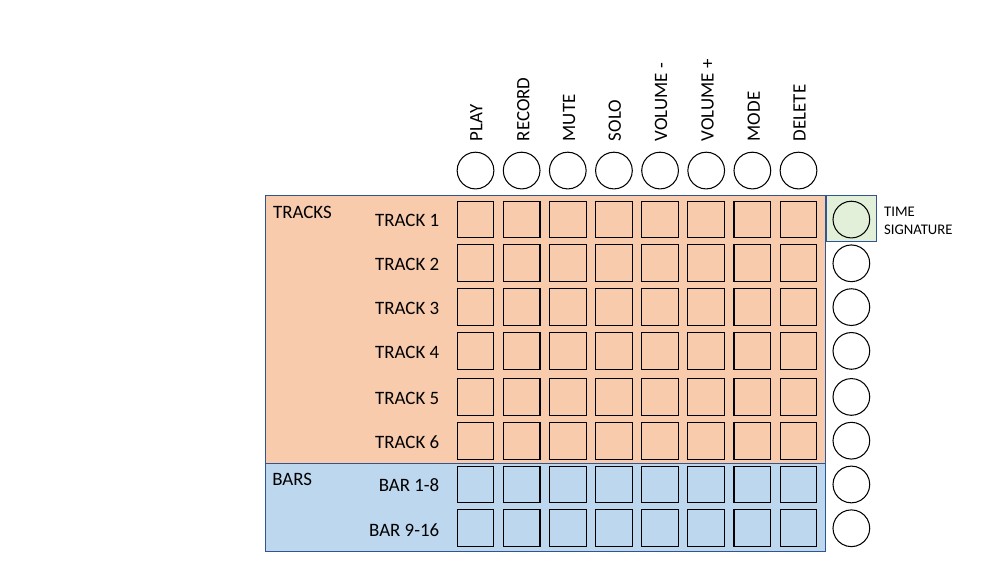
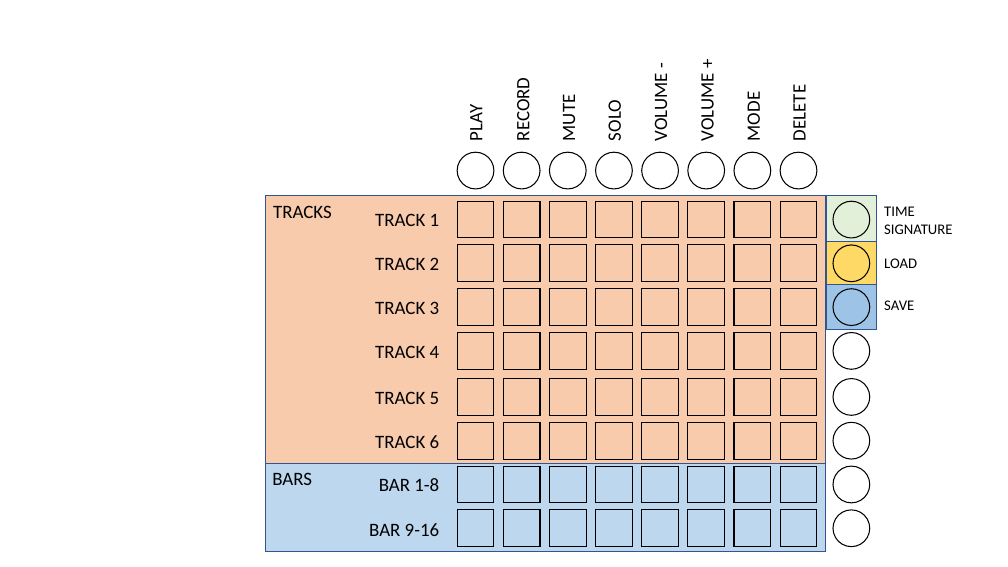
Before and after one commit to denybear/boocli, a slide deck: slide 1 of pictures/BOOCLI.pptx. Drawn at 1008x567 pixels with LibreOffice and Linux fonts; fonts in the diff are those of the drawing. Boxes give left, top, right and bottom in pixels: in the first picture for what was removed or moved away, otherwise in the second. Text is boxed around its words. In the diff, an @@ line names an element or a change of style, - is before the commit and + after.

```diff
--- a/pictures/BOOCLI.pptx
+++ b/pictures/BOOCLI.pptx
@@ group added at bbox=[827, 240, 917, 330]: 2 rectangles, 2 texts @@
+LOAD
+SAVE
```
Also in this commit, not shown: 18 other slides changed, 19 other files.
